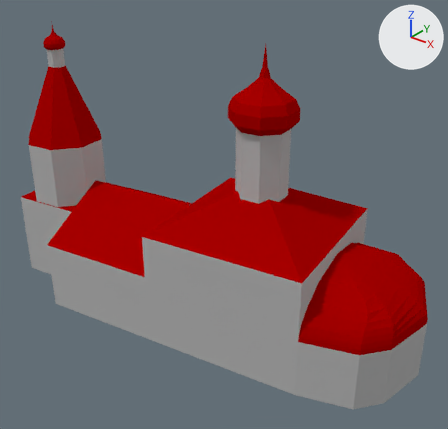
The Blender file Custom_models/church_old_russian_01.blend, before and after one commit.
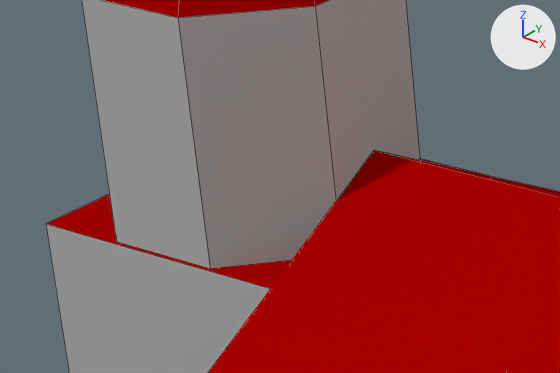
The first picture shows the older version from a 50 mm camera at (23.0, -31.7, 26.5) aimed at (-1.0, -1.8, 8.0). The close-ups show both versions on the part from 2% to 31% of the width and 34% to 54% of the height of that picture; other places that the commit changed are outside them. The axes (+X, +Y, +Z) are drawn at upper right. The lights are the same throughout. The close-ups show mesh edges as thin lines.

Script lines for the objects in view, before the commit:
```python
me_building____________________000 = bpy.data.meshes.new('Building ������� ��������� .000')
me_building____________________000.from_pydata(...)  # 244 vertices, 274 faces; spans x -18.2..13.1, y 0.0..19.7, z -5.2..9.0
# faces by material slot: [229, 45]
me_building____________________000.materials.append(mat_roof_default_0_001)  # its picture is missing
me_building____________________000.materials.append(mat_mat_0_0_001)  # its picture is missing
# before: 13 (-12.8, 6.4, 0.4) at pixel (491, 176), 16 (-3.9, 8.0, 2.1), 24 (-18.2, 6.4, 1.2), 26 (-17.4, 6.4, 6.9) at pixel (45, 223), 28 (-11.9, 6.4, 6.1)
ob_building____________________000 = bpy.data.objects.new('Building ������� ��������� .000', me_building____________________000)
ob_building____________________000.location = (0.0, 0.0, 0.0)
ob_building____________________000.rotation_euler = (1.571, 0.0, 0.0)  # degrees (90, 0, 0)
```
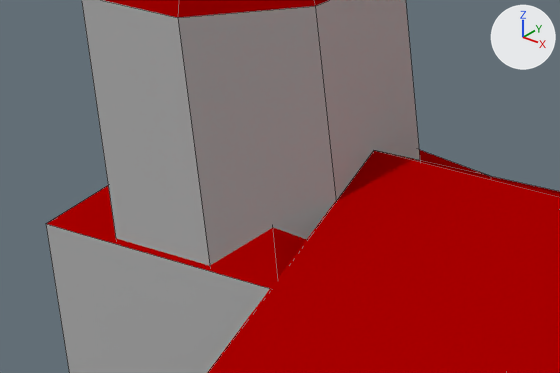
The change, as a list of edits to the scene's bpy script:
```text
Change me_building____________________000:
    where me_building____________________000.from_pydata(...)  # 244 vertices, 274 faces; spans x -18.2..13.1, y 0.0..19.7, z -5.2..9.0
    used by ob_building____________________000; location = (0.0, 0.0, 0.0); rotation_euler = (1.571, 0.0, 0.0), in degrees (90, 0, 0)
    verts and faces of me_building____________________000; kept vertices keep their numbers, new ones are numbered from 244
    me_building____________________000 part 1
    add delete_faces([(13, 24, 26, 28)])
    add verts[16] = (-3.8, 8.0, 2.1)  # moved
    add verts[244] = (-15.1, 8.5, 3.6)
    add faces += [(13, 244, 28), (24, 26, 244), (26, 28, 244), (13, 24, 244)]  # mat_roof_default_0_001 (its picture is missing)
```

Location of each change, (x1, y1, x2, y2) in pixels of the close-ups (560 x 373 px):
part 1 of me_building____________________000, built on: (47, 150, 560, 373) in both
